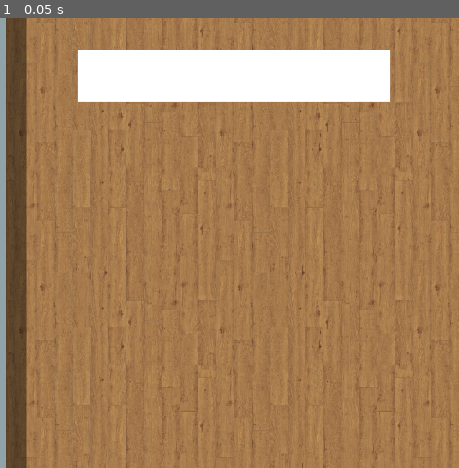
Above: before the commit, frame 1.
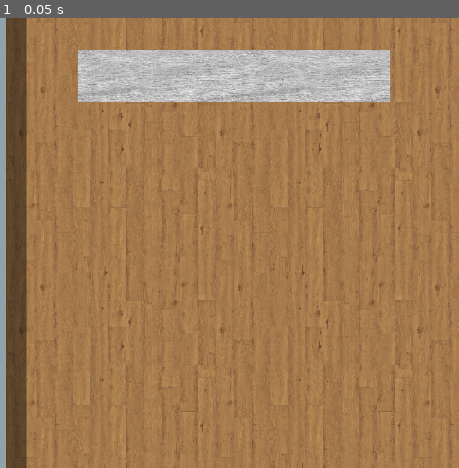
Above: after the commit, the same moment.

Repository: NoNormalDev/GameOff2025
Game: Godot game, scene res://scenes/game_plan.tscn
Same seed, same stepped clock (60 frames per second), same inputs: the game is played once before the commit and once after it. The project has no main scene, so this scene is started directly.
Inputs:
- Up to frame 1 (0.05 s): no input

The runs differ from the first frame. In frame 1, 7.8% of the frame differs, in the area x 16-85%, y 7-19%.

Commit message:
progress

Diff:
--- a/scenes/game_plan.tscn
+++ b/scenes/game_plan.tscn
@@ -1,7 +1,8 @@
-[gd_scene load_steps=13 format=3 uid="uid://oe1fkr7pnqfm"]
+[gd_scene load_steps=16 format=3 uid="uid://oe1fkr7pnqfm"]
 
 [ext_resource type="Script" uid="uid://derkjqvdykqw4" path="res://scripts/game_plan.gd" id="1_64cwe"]
 [ext_resource type="Texture2D" uid="uid://1dlnbg81s6yh" path="res://external/laminate_floor_03_1k/laminate_floor_03_diff_1k.jpg" id="2_q1e77"]
+[ext_resource type="Texture2D" uid="uid://w2016jnahg4c" path="res://external/plywood_1k/plywood_diff_1k.jpg" id="3_ihj41"]
 
 [sub_resource type="Shader" id="Shader_64cwe"]
 code = "shader_type canvas_item;
@@ -69,6 +70,35 @@
 [sub_resource type="QuadMesh" id="QuadMesh_ac0ro"]
 size = Vector2(50, 1080)
 
+[sub_resource type="Shader" id="Shader_ljmk2"]
+code = "shader_type canvas_item;
+
+uniform vec2 size;
+uniform sampler2D tex: filter_linear, repeat_enable;
+uniform float scale;
+uniform float brightness;
+uniform float saturation;
+
+void vertex() {
+	UV.y *= size.y/size.x;
+	UV *= scale;
+}
+
+void fragment() {
+	COLOR.rgb = texture(tex, UV).rgb * brightness;
+	float luma = dot(COLOR.rgb, vec3(0.299, 0.587, 0.114));
+	COLOR.rgb = mix(vec3(luma),COLOR.rgb,saturation);
+}
+"
+
+[sub_resource type="ShaderMaterial" id="ShaderMaterial_ac0ro"]
+shader = SubResource("Shader_ljmk2")
+shader_parameter/size = Vector2(750, 125)
+shader_parameter/tex = ExtResource("3_ihj41")
+shader_parameter/scale = 1.85
+shader_parameter/brightness = 1.8399999999999999
+shader_parameter/saturation = 0.0
+
 [sub_resource type="QuadMesh" id="QuadMesh_q1e77"]
 size = Vector2(750, 125)
 
@@ -100,5 +130,6 @@
 mesh = SubResource("QuadMesh_ac0ro")
 
 [node name="MeshInstance2D2" type="MeshInstance2D" parent="Game/Shop"]
+material = SubResource("ShaderMaterial_ac0ro")
 position = Vector2(0, -401)
 mesh = SubResource("QuadMesh_q1e77")
